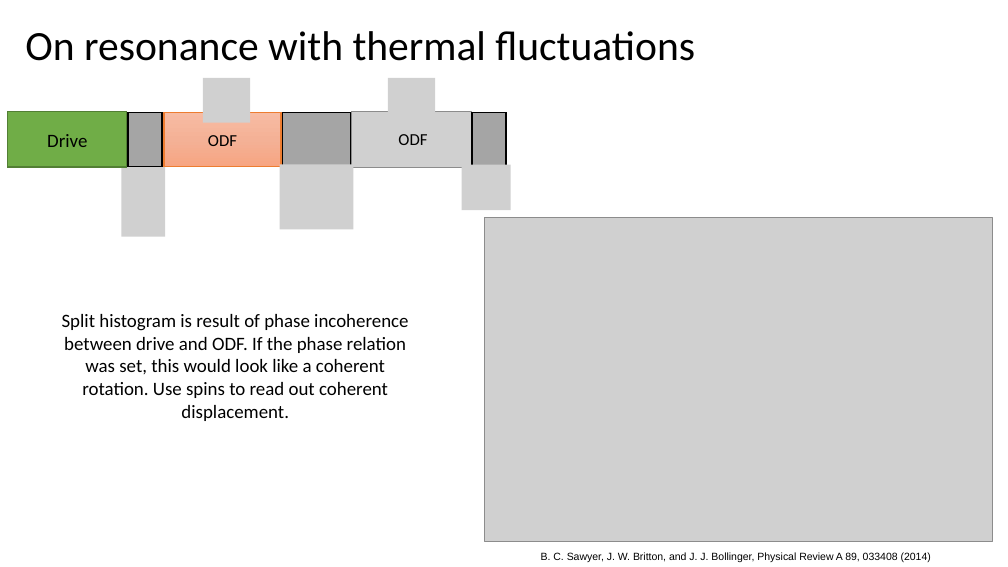
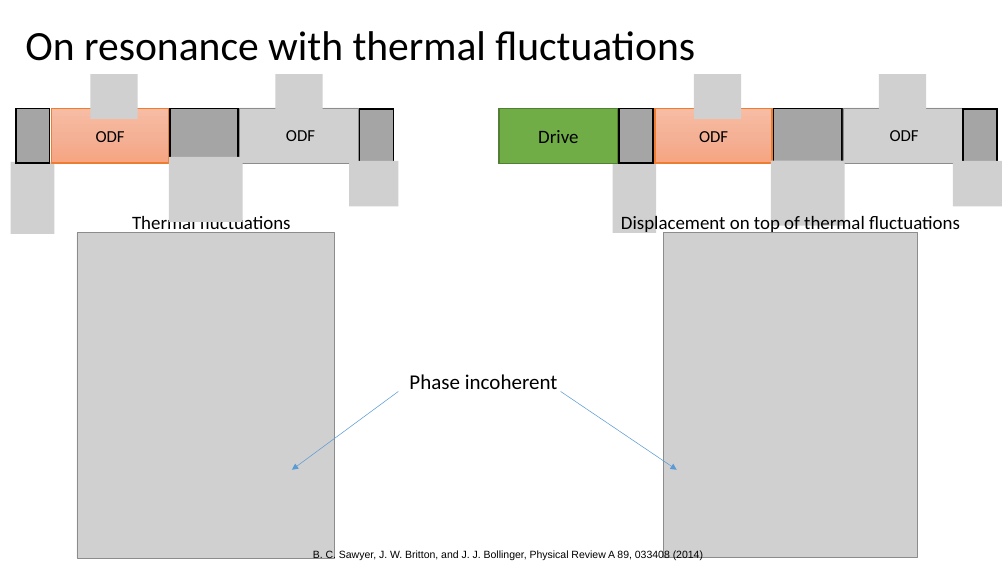
Before and after one commit to kgilmo/amplitude_sensing_paper, a slide deck: slide 13 of amplitude_sensing_penning_2.pptx. Drawn at 1008x567 pixels with LibreOffice and Linux fonts; fonts in the diff are those of the drawing; grey boxes stand for pictures. Boxes give left, top, right and bottom in pixels: in the first picture for what was removed or moved away, otherwise in the second. Text is boxed around its words. In the diff, an @@ line names an element or a change of style, - is before the commit and + after.

```diff
--- a/amplitude_sensing_penning_2.pptx
+++ b/amplitude_sensing_penning_2.pptx
@@ 6 pictures, 5 rectangles, 1 text: place and size @@
-6 pictures, 5 rectangles, 1 text at <box>8,78,511,237</box>
+6 pictures, 5 rectangles, 1 text at <box>499,74,1002,233</box>
@@ picture added at <box>169,157,243,222</box> @@
@@ group added at <box>11,74,399,234</box>: 5 pictures, 4 rectangles, 1 text @@
+ODF
+ODF
@@ picture added at <box>77,233,335,558</box> @@
@@ text added at <box>132,216,291,233</box>, 18 pt, text #000000 @@
+Thermal fluctuations
@@ picture removed at <box>485,217,992,541</box> @@
@@ text added at <box>621,213,960,234</box>, 18 pt, text #000000 @@
+Displacement on top of thermal fluctuations
@@ picture added at <box>664,232,919,557</box> @@
@@ text removed at <box>62,314,408,421</box> @@
-Split histogram is result of phase incoherence between drive and ODF. If the phase relation was set, this would look like a coherent rotation. Use spins to read out coherent displacement.
@@ text added at <box>409,374,558,389</box>, 20 pt, text #000000 @@
+Phase incoherent
@@ arrow added from (399, 392) to (292, 470), #5B9BD5 0.5 pt @@
@@ arrow added from (561, 392) to (677, 470), #5B9BD5 0.5 pt @@
@@ text "B. C. Sawyer, J. W. ...": place and size @@
-text "B. C. Sawyer, J. W. ..." at <box>541,552,931,562</box>
+text "B. C. Sawyer, J. W. ..." at <box>313,550,703,561</box>
```
Also in this commit, not shown: 9 other slides changed, 1 slide added, 1 slide removed, 10 other files.
